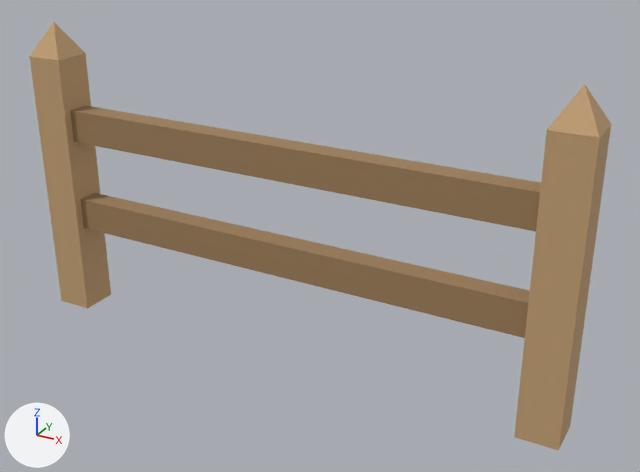
A saved change to the glTF model assets/models/fence.glb.
Camera for both pictures: a 50 mm camera at (1.46, -2.38, 1.7) aimed at (0.13, 0.03, 0.49). Arrows for +X, +Y and +Z are at lower left; the lights stay in place. The first picture is the older version. Objects named as collision shapes, trigger or cutter boxes, shadow casters or lower levels of detail are left out. Where no turn or scale is listed for an object, it has been applied to the vertices.

Objects in the first picture: 'FenceFence'.
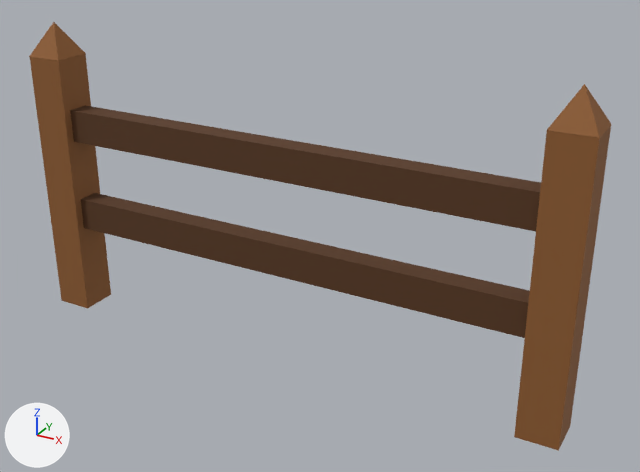
Where the change shows, as pixel boxes (x1, y1, x2, y2) in the pictures (640 x 472 px):
'FenceFence', recoloured (darker)
    both: (29, 22, 611, 451)

What the commit changed:
Material 'Bois' (mat_bois) changes colour from brown #c5a276 to brown #8f5c2e; in linear values from (0.56, 0.36, 0.18) to (0.274, 0.107, 0.0272).
Material 'BoisSombre' (mat_boissombre) changes colour from brown #9e7e59 to brown #573619; in linear values from (0.34, 0.21, 0.1) to (0.0946, 0.0363, 0.01).
